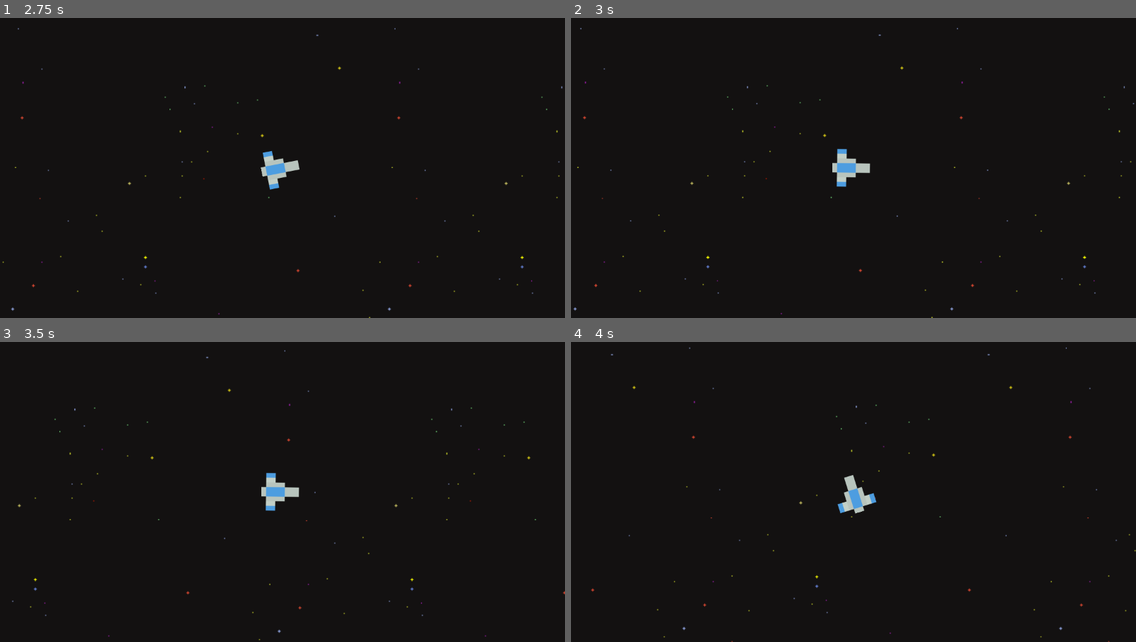
Above: before the commit, frames 1-4 (two rows, left to right).
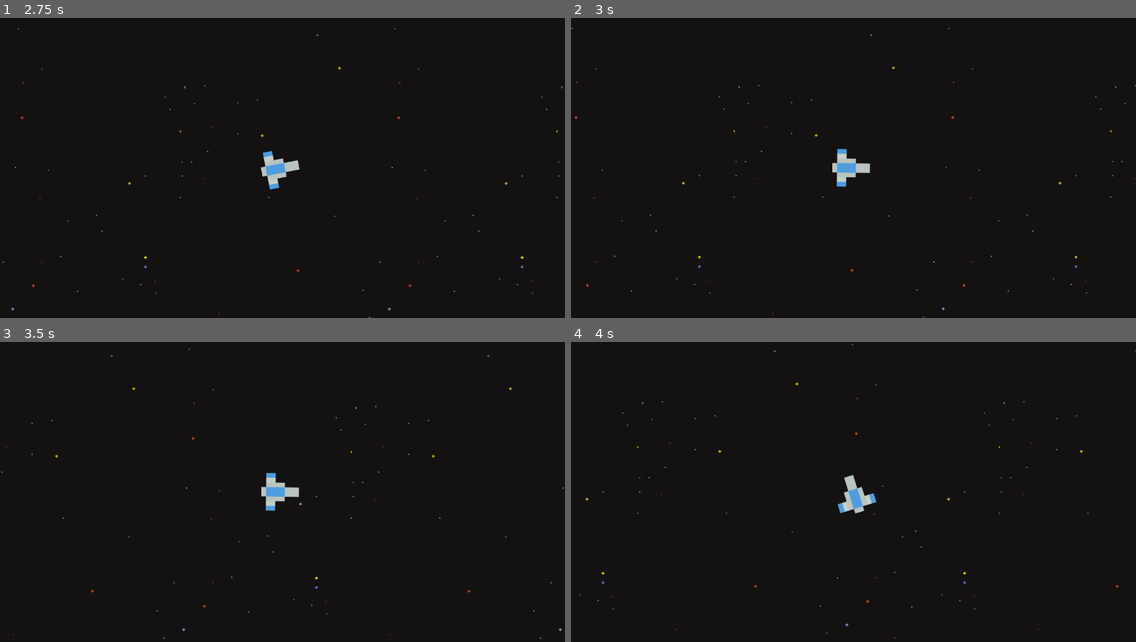
Above: after the commit, the same moments.

Repository: Vassily-Petrousevitch/GalacticHeist
Game: Godot game, scene res://main.tscn
Same seed, same stepped clock (60 frames per second), same inputs: the game is played once before the commit and once after it.
Inputs:
- Up to frame 1 (2.75 s): tap Enter at 0.5 s; hold D (rotate_right) 0.53-1.28 s; hold S (brake) 1.28-2.03 s; tap Space at 2 s; hold D (rotate_right) from 2.03 s (still down)
- Up to frame 2 (3 s): release D (rotate_right) at 2.78 s; hold W (accelerate) from 2.78 s (still down)
- Up to frame 3 (3.5 s): keep holding W (accelerate)
- Up to frame 4 (4 s): release W (accelerate) at 3.53 s; hold A (rotate_left) from 3.53 s (still down)

Frame 1 is identical in both runs. In frame 2, 0.3% of the frame differs, in the area x 0-100%, y 3-100%; in frame 3, 0.3%; in frame 4, 0.3%.

Commit message:
better movement, turning, brakes
semi-set top speed, good braking, decent-ish turning based on linear damping

Diff:
--- a/entities/player.gd
+++ b/entities/player.gd
@@ -4,21 +4,31 @@
 const rotate_speed = 0.07;
 
 # Force constants
-const thrust = Vector2(2500, 0);
-const brake_scalar = 300;	# Almost like reverse thrusters
+const thrust = Vector2(5000, 0);
+const thrust_damp_scalar = 0.001;
+const min_brake = 1;
+const max_brake = 1000;
 
 func _integrate_forces(state):
-	# Rotation
+
 	var rotation_direction = findNewRotation();
 	self.rotation += rotation_direction * rotate_speed;
 
-	# TODO: implement max speed (for thrusters)
 	if Input.is_action_pressed("accelerate"):
+		# Damps based on current velocity
+		self.linear_damp = generateLinDamp();
 		state.apply_force(thrust.rotated(self.rotation));
 	else:
+		self.linear_damp = 0;	# or something else
 		state.apply_force(Vector2());
 
-	# TODO: add braking using lin damp
+	if Input.is_action_pressed("brake"):
+		self.linear_damp = clamp(generateLinDamp(), min_brake, max_brake);
+
+# returns c * thrust_damp_scalar, where c^2 = velocity.x^2 + velocity.y^2
+func generateLinDamp():
+	return pow(pow(self.linear_velocity.x, 2)
+				+ pow(self.linear_velocity.y, 2), 0.5) * thrust_damp_scalar;
 
 func findNewRotation():
 	var rotate_direction = 0;
--- a/entities/player.tscn
+++ b/entities/player.tscn
@@ -9,6 +9,7 @@
 [node name="Player" type="RigidBody2D"]
 mass = 5.0
 gravity_scale = 0.0
+linear_damp = 0.1
 script = ExtResource("1_kmiig")
 
 [node name="Sprite2D" type="Sprite2D" parent="."]
--- a/project.godot
+++ b/project.godot
@@ -23,7 +23,8 @@
 [file_customization]
 
 folder_colors={
-"res://art/": "red"
+"res://art/": "orange",
+"res://entities/": "purple"
 }
 
 [input]
